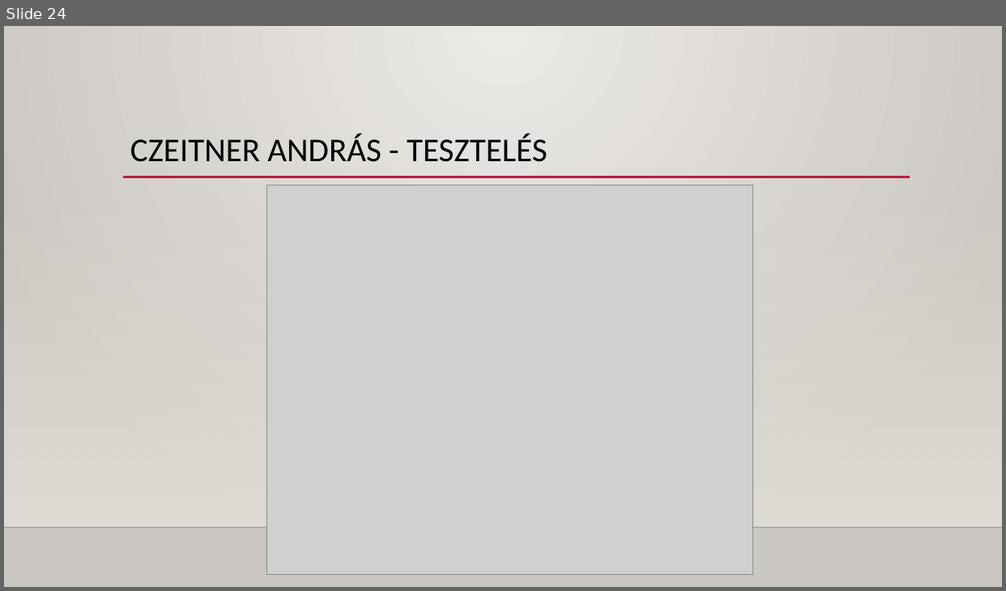
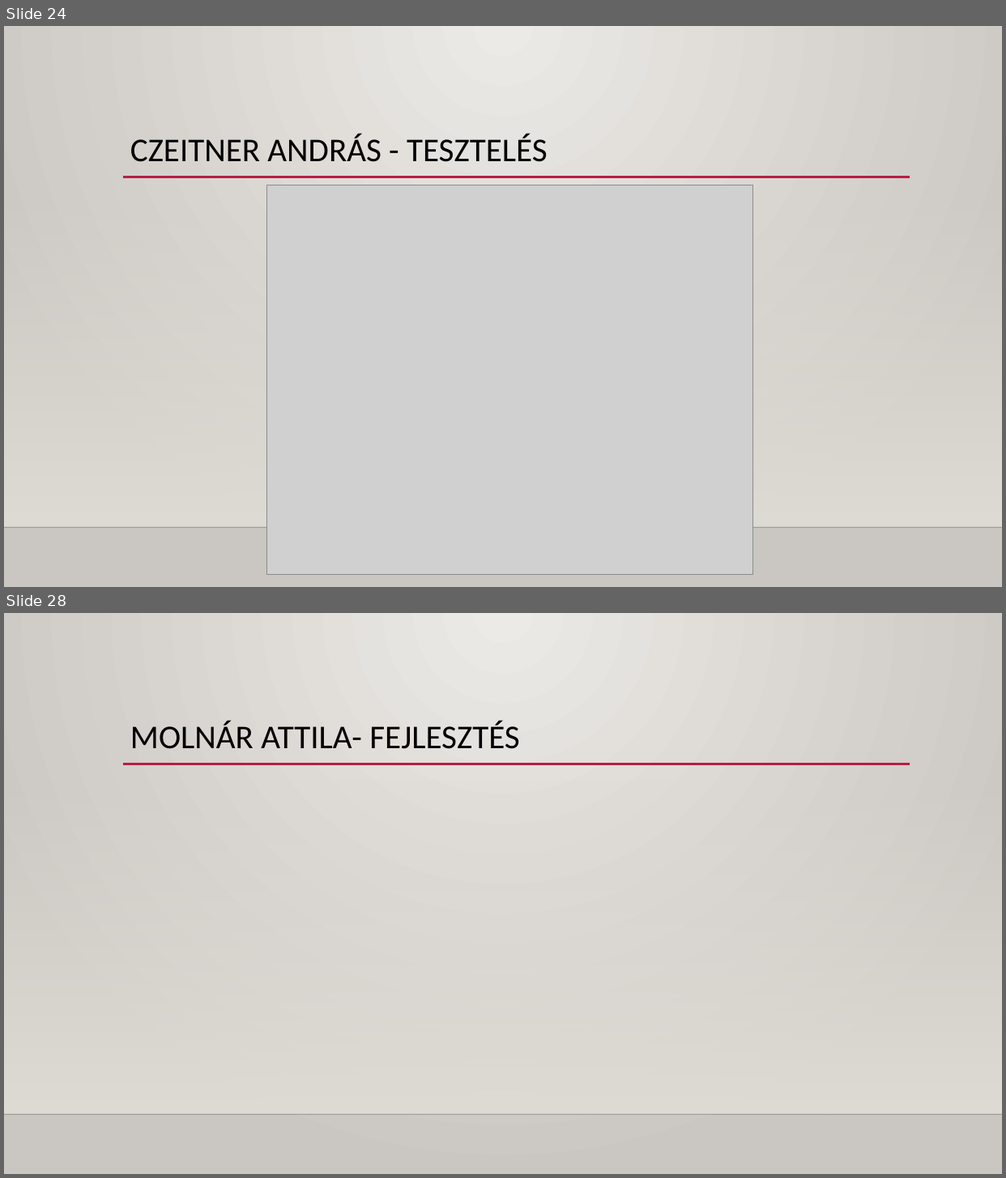
Before and after one commit to Dlevy004/kanban-webapp, a slide deck: Kanban webapp - Buborék együttes.pptx. Shown one above the other, each under a label of ours: slide 24 before the commit, slides 24 and 28 after it; the slides between them are not shown. The pictures are 1006x591 and 1006x1178 pixels, drawn with LibreOffice and Linux fonts; fonts in the diff are those of the drawing; grey boxes stand for pictures; background and template pictures are left out. Boxes give left, top, right and bottom in pixels: in the first picture for what was removed or moved away, otherwise in the second. Text is boxed around its words. In the diff, an @@ line names an element or a change of style, - is before the commit and + after.

```diff
--- a/Kanban webapp - Buborék együttes.pptx
+++ b/Kanban webapp - Buborék együttes.pptx
@@ slide 28 added at (x1=4, y1=613, x2=1002, y2=1174), background gradient #ECEAE7 to #CAC7C1; not listed: 3 template elements that a slide beside it also shows @@
@@ title added at (x1=130, y1=721, x2=520, y2=749), 32 pt, text #000000 @@
+MOLNÁR ATTILA- FEJLESZTÉS
```
Also in this commit, not shown: 4 other slides added.
